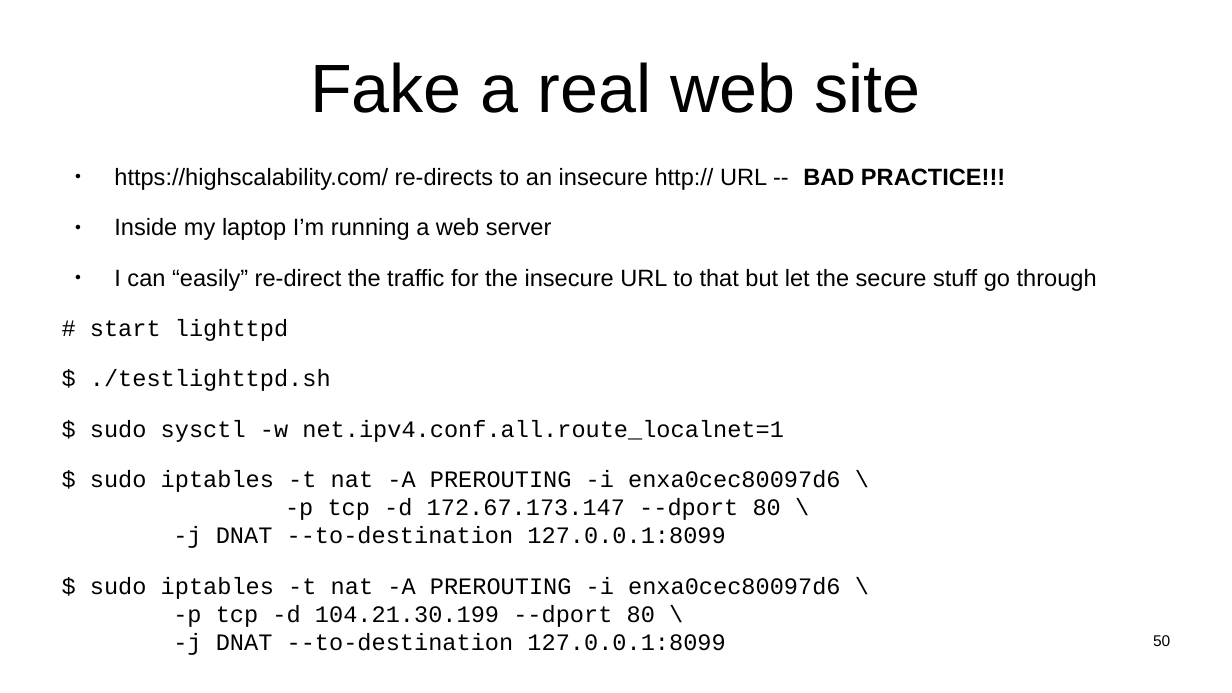
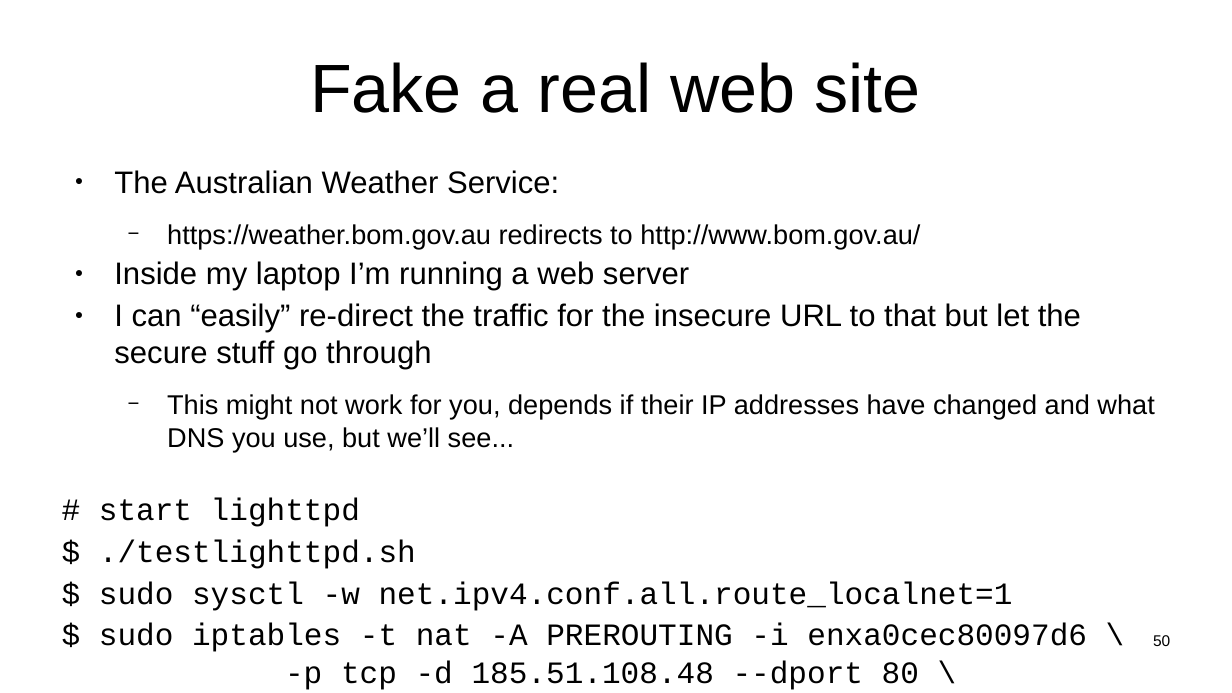
Before and after one commit to sftcd/witidtm, a slide deck: slide 50 of lectures/2024-2025/labs.odp. Drawn at 1232x693 pixels with LibreOffice and Linux fonts; fonts in the diff are those of the drawing. Boxes give left, top, right and bottom in pixels: in the first picture for what was removed or moved away, otherwise in the second. Text is boxed around its words. In the diff, an @@ line names an element or a change of style, - is before the commit and + after.

```diff
--- a/lectures/2024-2025/labs.odp
+++ b/lectures/2024-2025/labs.odp
@@ text at (114, 170, 920, 249): text changed; size 15.2 to 17.5 pt @@
-● https://highscalability.com/ re-directs to an insecure http:// URL -- BAD PRACTICE!!!
+● The Australian Weather Service:
+  − https://weather.bom.gov.au redirects to http://www.bom.gov.au/
@@ text at (99, 261, 1081, 611): size 15.2 to 20 pt in "Inside my laptop I’m running a web ...", "I can “easily” re-direct the traffic for ...", "# start lighttpd", "$ ./testlighttpd.sh" and 1 more places; less space between paragraphs @@
@@ text at (167, 394, 1154, 452): paragraph added @@
+  − This might not work for you, depends if their IP addresses have changed and what DNS you use, but we’ll see...
@@ text at (99, 623, 1087, 690): text changed; size 15.2 to 20 pt @@
-$ sudo iptables -t nat -A PREROUTING -i enxa0cec80097d6 \
--p tcp -d 172.67.173.147 --dport 80 \
--j DNAT --to-destination 127.0.0.1:8099
-$ sudo iptables -t nat -A PREROUTING -i enxa0cec80097d6 \
--p tcp -d 104.21.30.199 --dport 80 \
--j DNAT --to-destination 127.0.0.1:8099
+$ sudo iptables -t nat -A PREROUTING -i enxa0cec80097d6 \
+-p tcp -d 185.51.108.48 --dport 80 \
+-j DNAT --to-destination 127.0.0.1:8099
```
Also in this commit, not shown: 6 other slides changed, 8 slides added, 3 other files.
